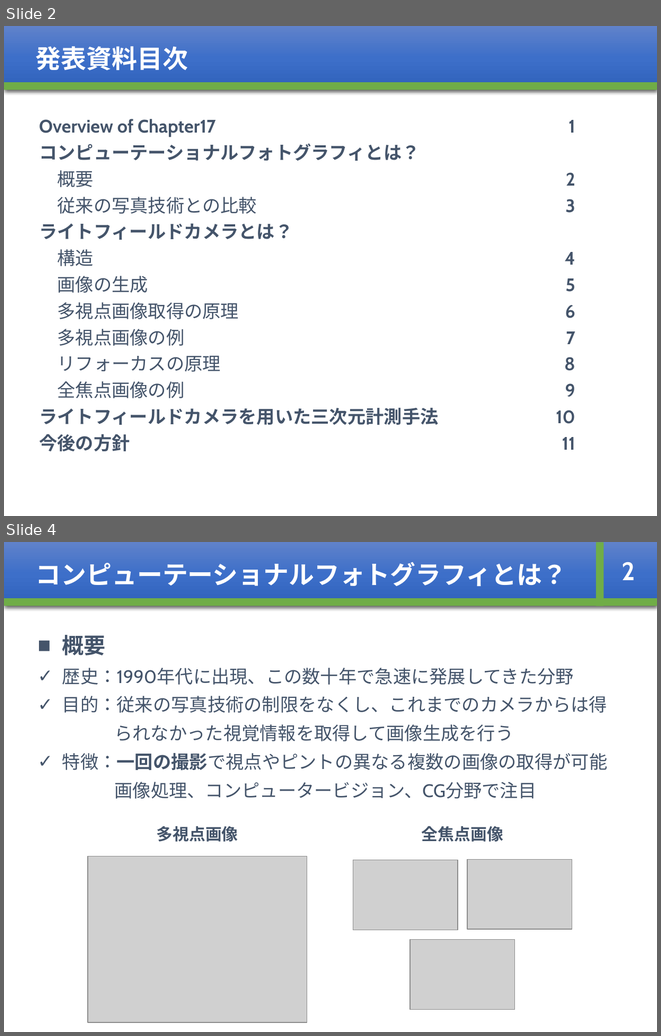
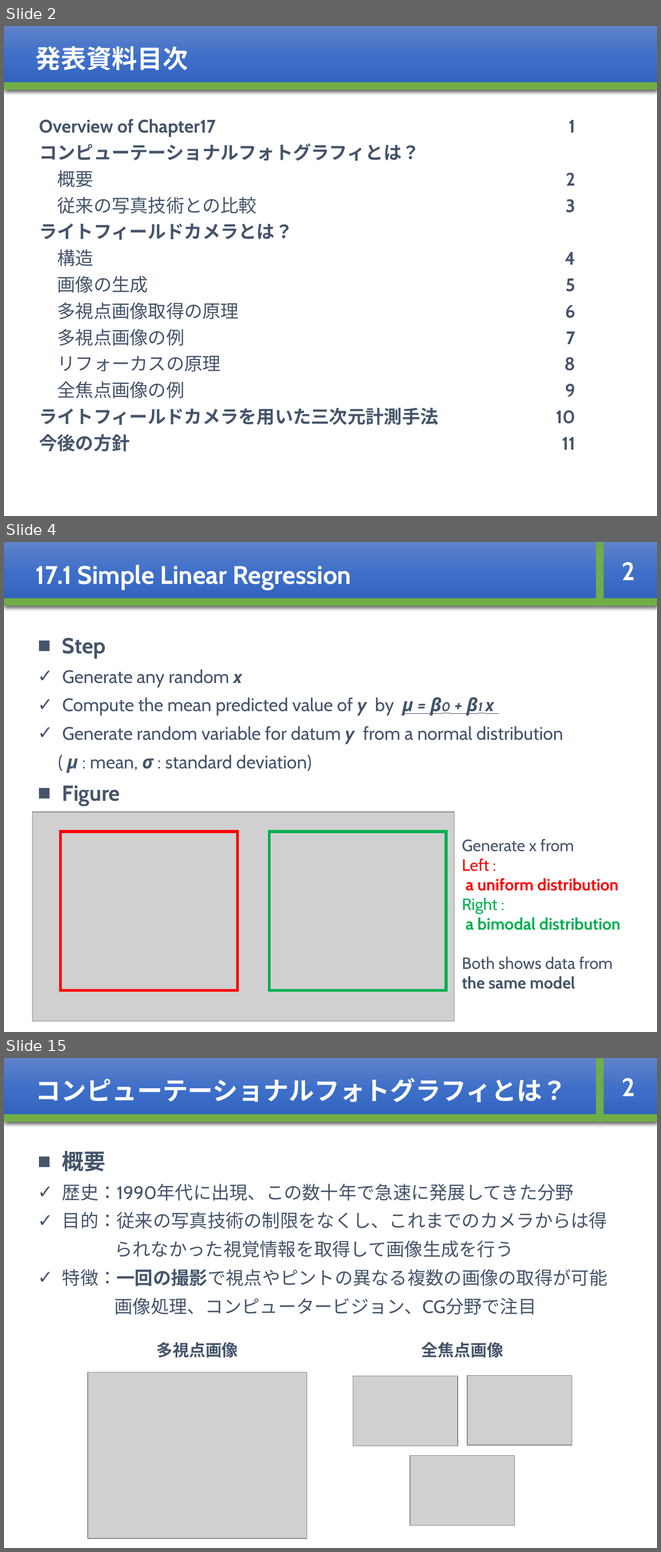
Before and after one commit to whcitizen/citizen-_task, a slide deck: 02_working/08_Bayesian/Bayesian_ch17_kajihara.pptx. Shown one above the other, each under a label of ours: slides 2 and 4 before the commit, slides 2, 4 and 15 after it; the slides between them are not shown. The pictures are 661x1036 and 661x1552 pixels, drawn with LibreOffice and Linux fonts; fonts in the diff are those of the drawing; grey boxes stand for pictures. Boxes give left, top, right and bottom in pixels: in the first picture for what was removed or moved away, otherwise in the second. Text is boxed around its words. In the diff, an @@ line names an element or a change of style, - is before the commit and + after.

```diff
--- a/02_working/08_Bayesian/Bayesian_ch17_kajihara.pptx
+++ b/02_working/08_Bayesian/Bayesian_ch17_kajihara.pptx
@@ slide 4 added at [4, 542, 657, 1032], background #FFFFFF @@
@@ rectangle added at [4, 542, 657, 606], fill gradient #6183CB to #3E70CA to #3062BB, 28 pt, text #FFFFFF, bold @@
+17.1 Simple Linear Regression
@@ rectangle added at [596, 542, 604, 606], fill #70AD47 @@
@@ text added at [621, 562, 635, 580], 28 pt, text #FFFFFF, bold @@
+2
@@ rectangle added at [4, 598, 657, 606], fill #70AD47 @@
@@ text added at [62, 637, 563, 806], 20 pt, text #44546A @@
+■ Step
+✓ Generate any random x
+✓ Compute the mean predicted value of y by μ = β0 + β1 x
+✓ Generate random variable for datum y from a normal distribution
+( μ : mean, σ : standard deviation)
+■ Figure
@@ picture added at [33, 812, 454, 1021] @@
@@ rectangle added at [61, 831, 238, 990], outline #FF0000 3 pt @@
@@ rectangle added at [269, 831, 446, 990], outline #00B050 3 pt @@
@@ text added at [462, 839, 620, 989], 18 pt, text #44546A, bold @@
+Generate x from
+Left :
+a uniform distribution
+Right :
+a bimodal distribution
+Both shows data from
+the same model
@@ what was slide 4 is now slide 15 @@
```
Also in this commit, not shown: 2 slides changed, 10 other slides added, 11 other files.
